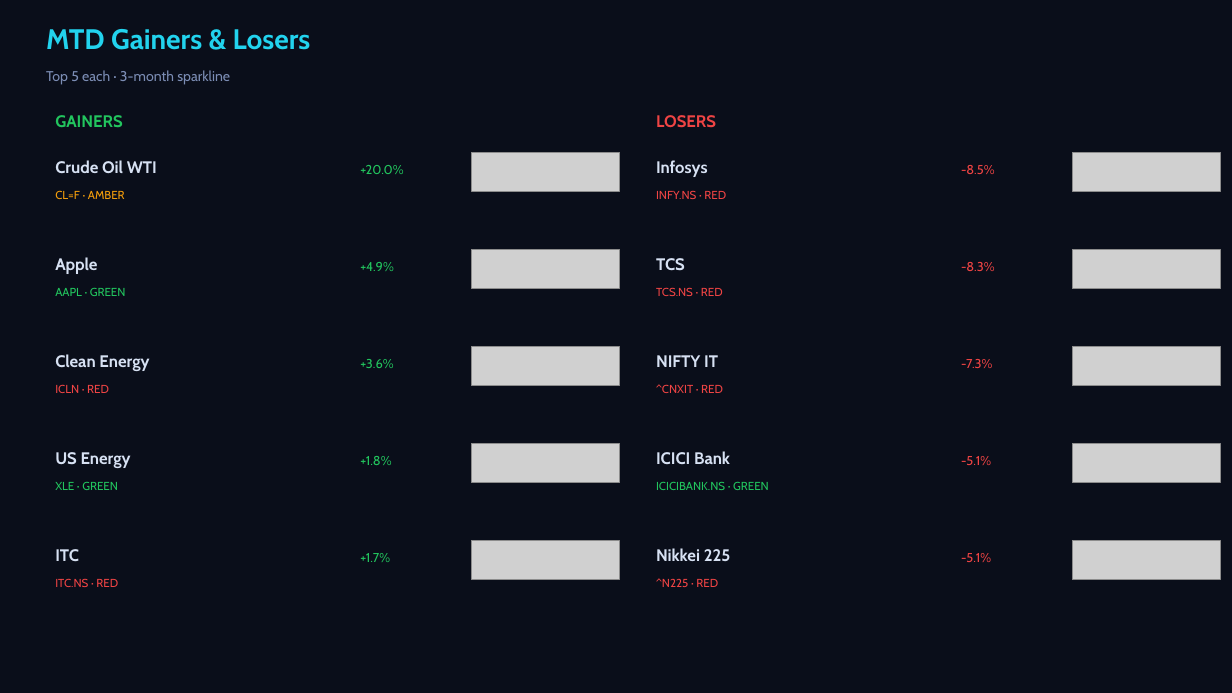
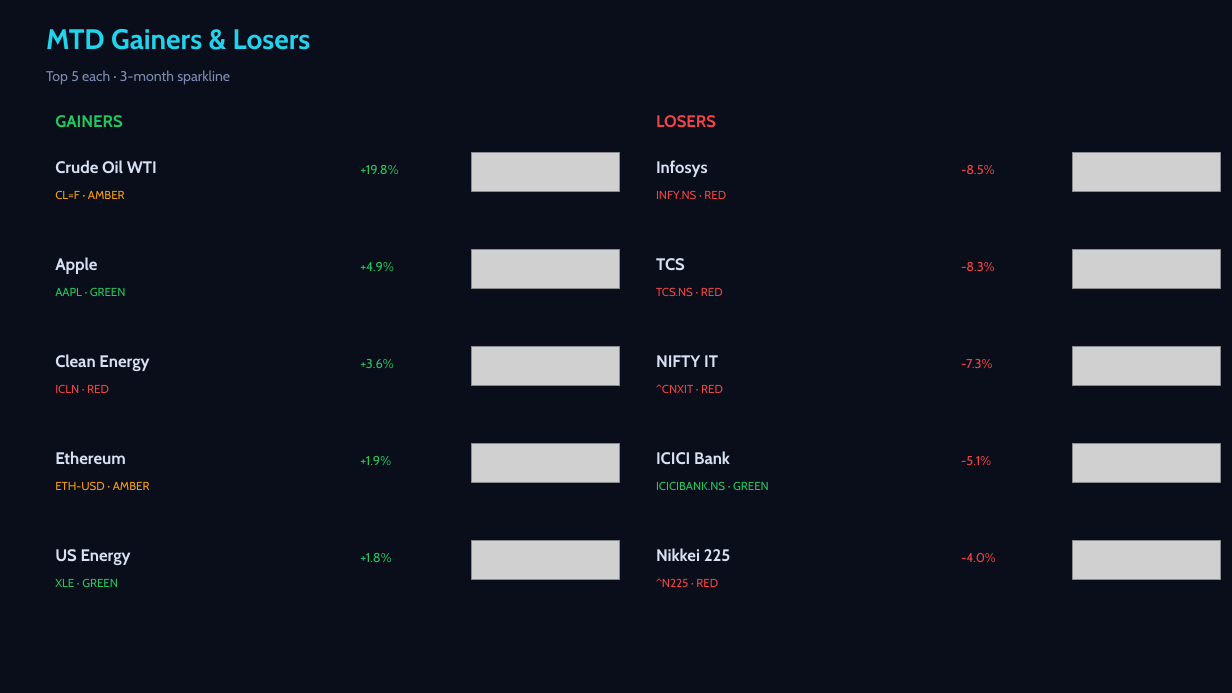
Before and after one commit to Pravkum23/pmr-terminal, a slide deck: slide 2 of docs/pmr_daily.pptx. Drawn at 1232x693 pixels with LibreOffice and Linux fonts; fonts in the diff are those of the drawing; grey boxes stand for pictures. Boxes give left, top, right and bottom in pixels: in the first picture for what was removed or moved away, otherwise in the second. Text is boxed around its words. In the diff, an @@ line names an element or a change of style, - is before the commit and + after.

```diff
--- a/docs/pmr_daily.pptx
+++ b/docs/pmr_daily.pptx
@@ text at (360,165,398,174): text changed @@
-+20.0%
++19.8%
@@ text added at (55,451,125,464), 13 pt, text #D7E1F3, bold @@
+Ethereum
@@ text at (360,456,391,465): text changed @@
-+1.8%
++1.9%
@@ text added at (55,481,150,490), 9 pt, text #F59E0B @@
+ETH-USD · AMBER
@@ text "US Energy": place and size @@
-text "US Energy" at (55,452,131,468)
+text "US Energy" at (55,549,131,565)
@@ text removed at (55,549,79,562) @@
-ITC
@@ text at (360,553,391,562): text changed @@
-+1.7%
++1.8%
@@ text at (961,553,996,562): text changed @@
--5.1%
+-4.0%
@@ text "XLE · GREEN": place and size @@
-text "XLE · GREEN" at (55,482,118,490)
+text "XLE · GREEN" at (55,579,118,587)
@@ text removed at (55,578,118,587) @@
-ITC.NS · RED
```
Also in this commit, not shown: 3 other slides changed, 2 other files.
